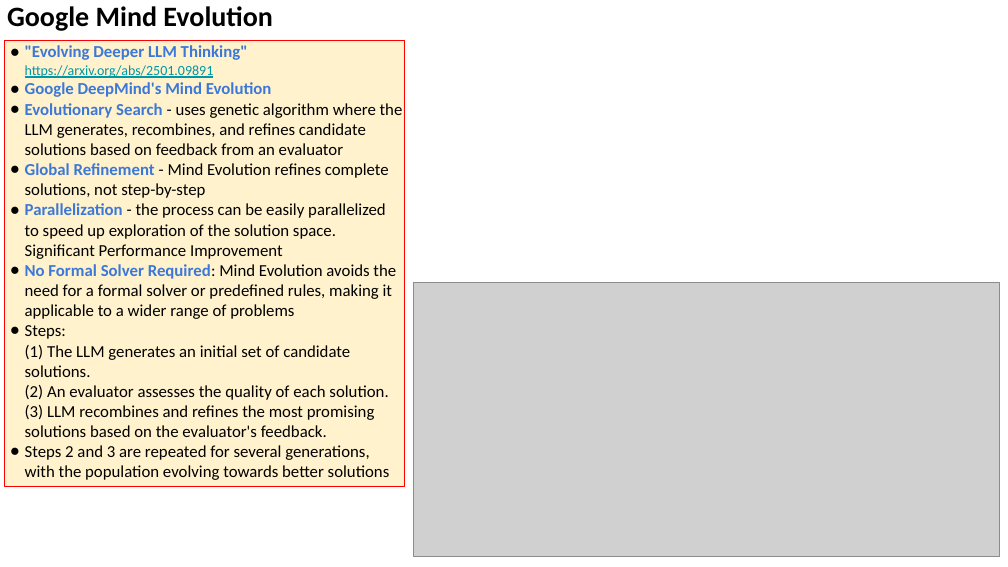
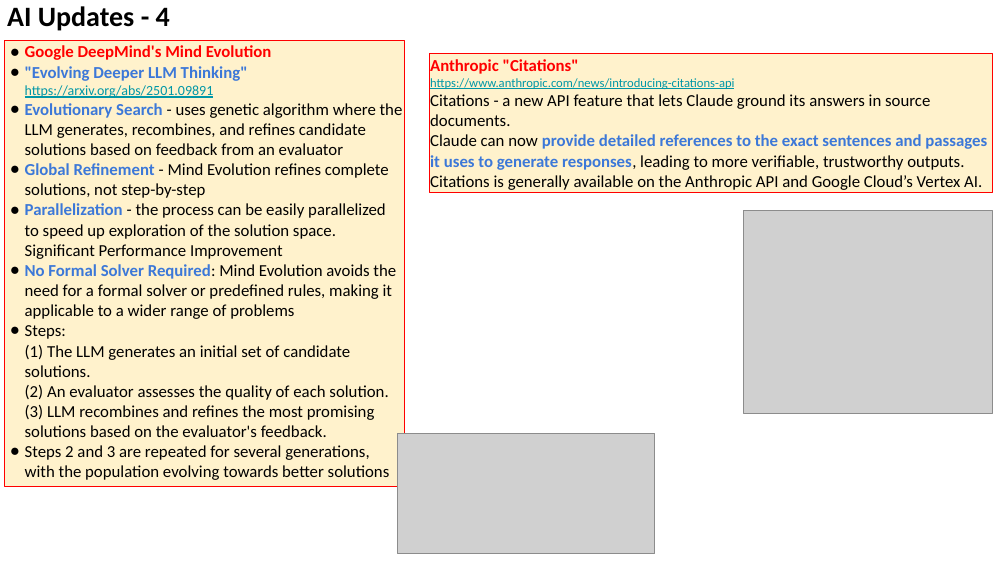
Before and after one commit to lselector/seminar, a slide deck: slide 9 of 2025/2025-01-24-AI-Updates.pptx (slide 8 before the commit). Drawn at 1008x567 pixels with LibreOffice and Linux fonts; fonts in the diff are those of the drawing; grey boxes stand for pictures. Boxes give left, top, right and bottom in pixels: in the first picture for what was removed or moved away, otherwise in the second. Text is boxed around its words. In the diff, an @@ line names an element or a change of style, - is before the commit and + after.

```diff
--- a/2025/2025-01-24-AI-Updates.pptx
+++ b/2025/2025-01-24-AI-Updates.pptx
@@ text removed at (7, 6, 272, 31) @@
-Google Mind Evolution
@@ text added at (7, 6, 170, 31), 20 pt, text #000000, bold @@
+AI Updates - 4
@@ text in rectangle at (25, 45, 272, 60): paragraph added @@
+● Google DeepMind's Mind Evolution
@@ rectangle added at (429, 53, 993, 193), fill #FFF2CC, outline #FF0000 0.75 pt, 12 pt, text #000000 @@
+Anthropic "Citations"
+https://www.anthropic.com/news/introducing-citations-api
+Citations - a new API feature that lets Claude ground its answers in source documents.
+Claude can now provide detailed references to the exact sentences and passages it uses to generate responses, leading to more verifiable, trustworthy outputs.
+Citations is generally available on the Anthropic API and Google Cloud’s Vertex AI.
@@ text in rectangle at (25, 82, 272, 97): paragraph removed @@
-● Google DeepMind's Mind Evolution
@@ picture added at (744, 211, 994, 413) @@
@@ picture removed at (413, 282, 1000, 556) @@
@@ picture added at (398, 433, 655, 553) @@
```
Also in this commit, not shown: 3 other slides changed, 5 slides added.
